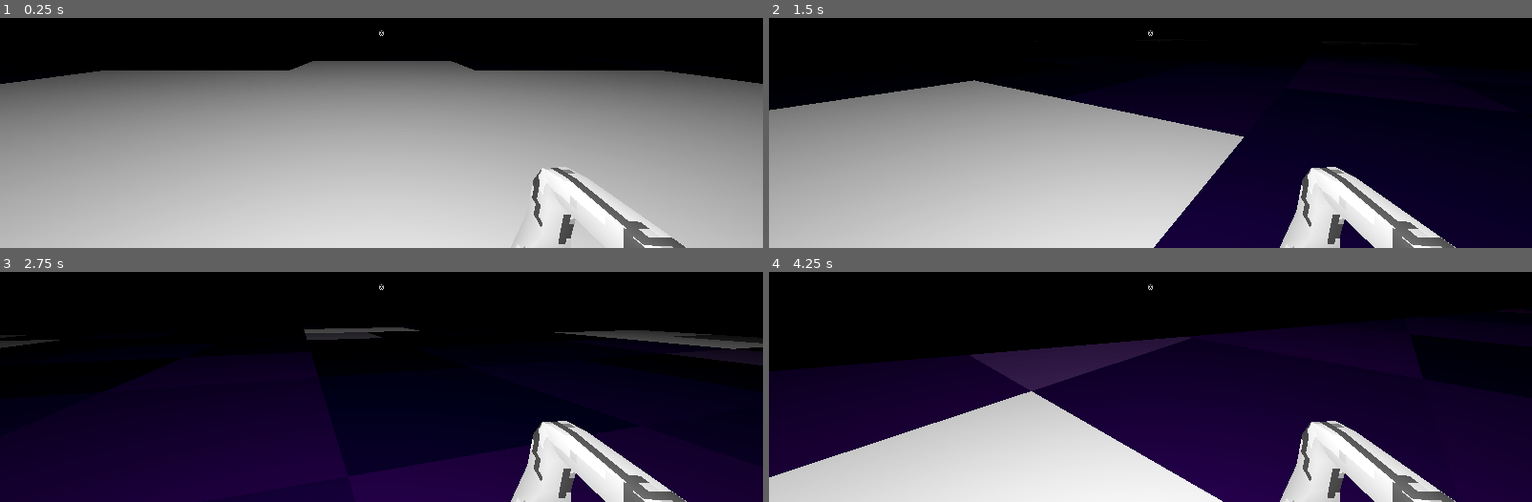
Above: before the commit, frames 1-4 (two rows, left to right).
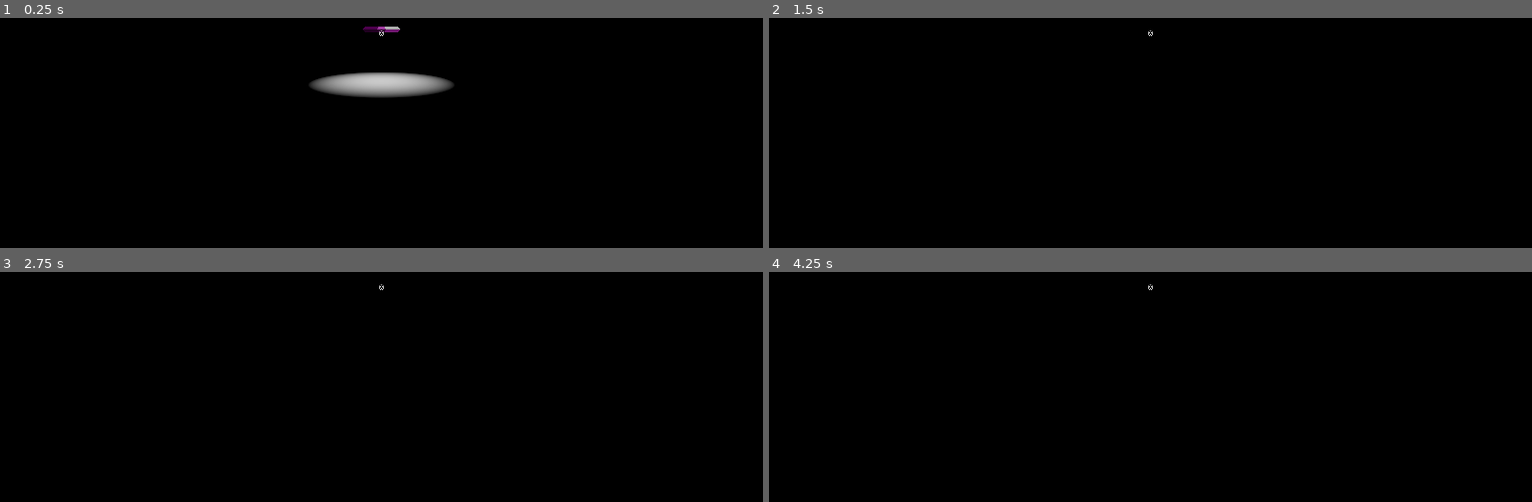
Above: after the commit, the same moments.

Repository: NykolaR/GGJ2026
Game: Godot game, scene res://scenes/debug/debug.tscn
The game is run twice, just before and just after one commit, with the same random seed, the same clock (stepped at 60 frames per second) and the same inputs.
Inputs (mouse positions are in pixels of both pictures, inside the frame that each line leads up to):
- Up to frame 1 (0.25 s): no input
- Up to frame 2 (1.5 s): tap Enter (ui_accept) at 0.5, 0.77 s; move the mouse to (1188, 31) at 0.52 s; press the mouse at (1188, 31) at 0.53 s; hold W (move_up) from 0.53 s (still down); move the mouse to (1112, 36) at 1.27 s; release the mouse at (1112, 36) at 1.28 s; click (1112, 36) at 1.35 s
- Up to frame 3 (2.75 s): keep holding W (move_up); tap Enter (ui_accept) at 1.52 s; move the mouse to (396, 281) at 2.02 s; press the mouse at (396, 281) at 2.03 s
- Up to frame 4 (4.25 s): keep holding W (move_up); move the mouse to (1142, 295) at 2.77 s; release the mouse at (1142, 295) at 2.78 s; click (1142, 295) at 2.85 s; tap Enter (ui_accept) at 3.02, 3.77 s; move the mouse to (1203, 292) at 3.52 s; press the mouse at (1203, 292) at 3.53 s

The runs differ from the first frame. In frame 1, 77% of the frame differs, in the area x 0-100%, y 3-100%; in frame 2, 64%; in frame 3, 51%; in frame 4, 66%.

Commit message:
mask pickups and initial mask

Diff:
--- a/ggj-2026/scenes/debug/debug.tscn
+++ b/ggj-2026/scenes/debug/debug.tscn
@@ -2,7 +2,6 @@
 
 [ext_resource type="PackedScene" uid="uid://da11xn34k4j06" path="res://scenes/world/stage.tscn" id="1_fym4n"]
 [ext_resource type="PackedScene" uid="uid://d03ii0poyajaw" path="res://scenes/player/player.tscn" id="2_pa0g8"]
-[ext_resource type="PackedScene" uid="uid://b8kagop8tvnh" path="res://scenes/enemy/enemy.tscn" id="3_pa0g8"]
 [ext_resource type="PackedScene" uid="uid://5qw3bffoese7" path="res://scenes/enemy/spawning_mask/spawning_mask.tscn" id="4_oa6p7"]
 
 [sub_resource type="ProceduralSkyMaterial" id="ProceduralSkyMaterial_fym4n"]
@@ -34,19 +33,24 @@
 transform = Transform3D(5, 0, 0, 0, 5, 0, 0, 0, 5, 0.010593414, -0.011408329, 0.0013141632)
 
 [node name="Player" parent="." unique_id=1786887011 instance=ExtResource("2_pa0g8")]
-transform = Transform3D(1, 0, 0, 0, 1, 0, 0, 0, 1, 0, 0.5098526, 0)
+transform = Transform3D(1, 0, 0, 0, 1, 0, 0, 0, 1, 0, 0.5098526, 3)
 
-[node name="Enemy" parent="." unique_id=689310269 instance=ExtResource("3_pa0g8")]
-transform = Transform3D(1, 0, 0, 0, 1, 0, 0, 0, 1, 7, 4, 0)
+[node name="SpawningMask" parent="." unique_id=689310269 instance=ExtResource("4_oa6p7")]
+process_mode = 4
+transform = Transform3D(-1, 8.742278e-08, -3.821371e-15, 0, -4.371139e-08, -1, -8.742278e-08, -1, 4.371139e-08, 0, 1.1, 0)
 
-[node name="Enemy2" parent="." unique_id=1321154890 instance=ExtResource("3_pa0g8")]
-transform = Transform3D(1, 0, 0, 0, 1, 0, 0, 0, 1, 2, 4, 7)
+[node name="Mask" parent="SpawningMask" index="0" unique_id=1479358489]
+process_mode = 3
+transform = Transform3D(0.2, 0, 0, 0, 0.2, 0, 0, 0, 0.2, 0, 0, 0)
 
-[node name="Enemy3" parent="." unique_id=18822014 instance=ExtResource("3_pa0g8")]
-transform = Transform3D(1, 0, 0, 0, 1, 0, 0, 0, 1, -9, 4, -1)
+[node name="Glow" parent="SpawningMask" index="5" unique_id=482499711]
+visible = false
 
-[node name="Enemy4" parent="." unique_id=2016225487 instance=ExtResource("3_pa0g8")]
-transform = Transform3D(1, 0, 0, 0, 1, 0, 0, 0, 1, -1, 4, -8)
+[node name="SpotLight3D" type="SpotLight3D" parent="SpawningMask" unique_id=932291403]
+transform = Transform3D(1, -1.7484555e-07, 1.5285484e-14, -1.7484555e-07, -1, 8.742277e-08, 0, -8.742277e-08, -1, 0, 0, -0.8)
+spot_range = 2.5
+spot_angle = 25.0
 
-[node name="SpawningMask" parent="." unique_id=877458569 instance=ExtResource("4_oa6p7")]
-transform = Transform3D(1, 0, 0, 0, 1, 0, 0, 0, 1, -5, 4.4638047, 4)
+[connection signal="mask_grabbed" from="SpawningMask/Mask" to="SpawningMask" method="queue_free"]
+
+[editable path="SpawningMask"]
--- a/ggj-2026/scenes/player/player.gd
+++ b/ggj-2026/scenes/player/player.gd
@@ -1,4 +1,6 @@
 extends CharacterBody3D
+
+const Mask: GDScript = preload("res://scenes/mask/mask.gd")
 
 const BULLET: PackedScene = preload("res://scenes/player/weapons/bullet.tscn")
 const Bullet: GDScript = preload("res://scenes/player/weapons/bullet.gd")
@@ -7,6 +9,8 @@
 
 const SPEED = 5.0
 const JUMP_VELOCITY = 4.5
+
+var health: int = 10
 
 var baked_gun: Helper.GUNS = Helper.GUNS.NONE
 var baked_gun_level: int = 0
@@ -91,6 +95,10 @@
 
 
 func set_gun(new: Helper.GUNS) -> void:
+	if gun == Helper.GUNS.NONE and not new == Helper.GUNS.NONE:
+		var tween: Tween = create_tween()
+		tween.tween_property($OmniLight3D, "light_energy", 1.0, 1.0)
+
 	gun = new
 	if gun == Helper.GUNS.HARPOON:
 		gun = Helper.GUNS.PISTOL
@@ -103,3 +111,10 @@
 			animation.start(&"Machine-idle")
 		Helper.GUNS.SHOTGUN:
 			animation.start(&"Shotgun-idle")
+
+
+func _on_mask_body_entered(body: Node3D) -> void:
+	if body is Mask:
+		gun = body.base.type
+		body.pick_up_mask()
+		body.queue_free()
--- a/ggj-2026/scenes/player/player.tscn
+++ b/ggj-2026/scenes/player/player.tscn
@@ -86,6 +86,9 @@
 transitions = ["Pistol-idle", "Pistol-shoot", SubResource("AnimationNodeStateMachineTransition_0owmy"), "Pistol-shoot", …(510 unchanged characters)…
 graph_offset = Vector2(110, 19)
 
+[sub_resource type="SphereShape3D" id="SphereShape3D_75vfm"]
+radius = 0.15
+
 [node name="Player" type="CharacterBody3D" unique_id=1786887011 node_paths=PackedStringArray("camera")]
 collision_layer = 2
 script = ExtResource("1_8afob")
@@ -195,9 +198,20 @@
 
 [node name="OmniLight3D" type="OmniLight3D" parent="." unique_id=1674696348]
 transform = Transform3D(1, 0, 0, 0, 1, 0, 0, 0, 1, 0, 0.5, 0)
+light_energy = 0.0
 light_volumetric_fog_energy = 0.0
 omni_range = 15.0
 
+[node name="Mask" type="Area3D" parent="." unique_id=1177285077]
+collision_layer = 0
+collision_mask = 8
+input_ray_pickable = false
+monitorable = false
+
+[node name="CollisionShape3D" type="CollisionShape3D" parent="Mask" unique_id=615846680]
+shape = SubResource("SphereShape3D_75vfm")
+
 [connection signal="animation_started" from="AnimationTree" to="." method="_on_animation_tree_animation_started"]
+[connection signal="body_entered" from="Mask" to="." method="_on_mask_body_entered"]
 
 [editable path="RotY/RotX/hand"]
